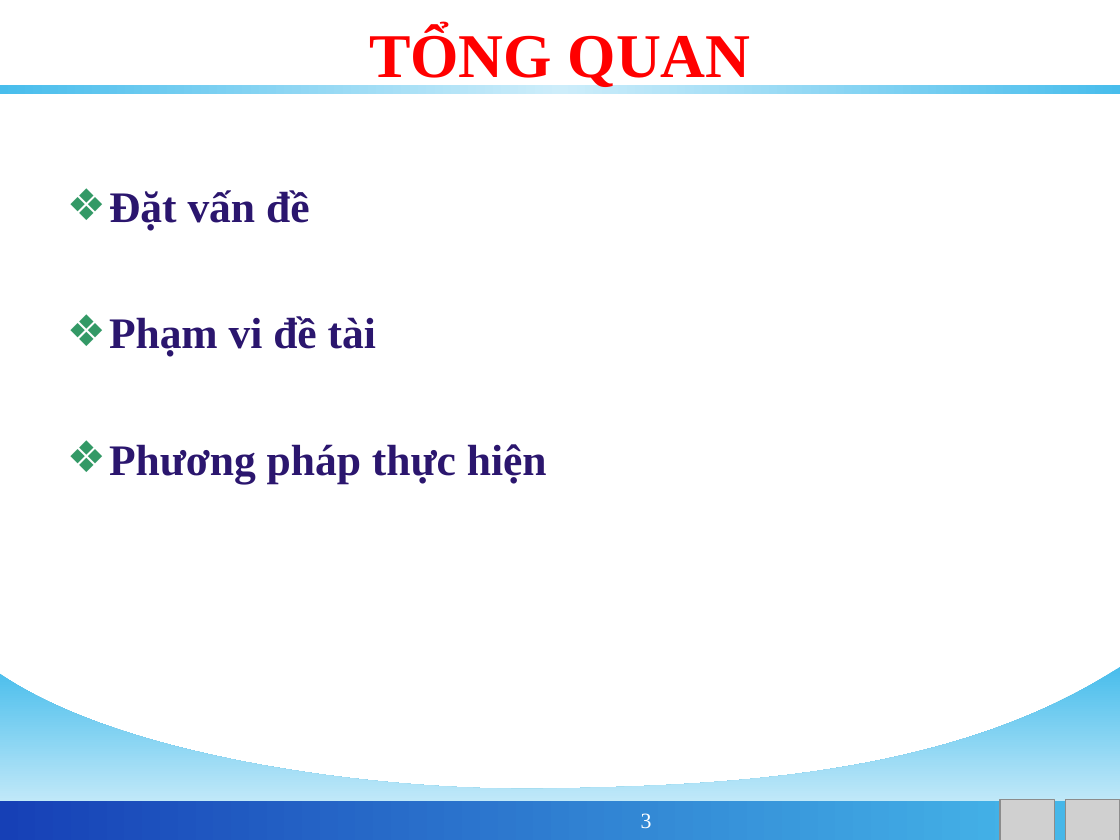
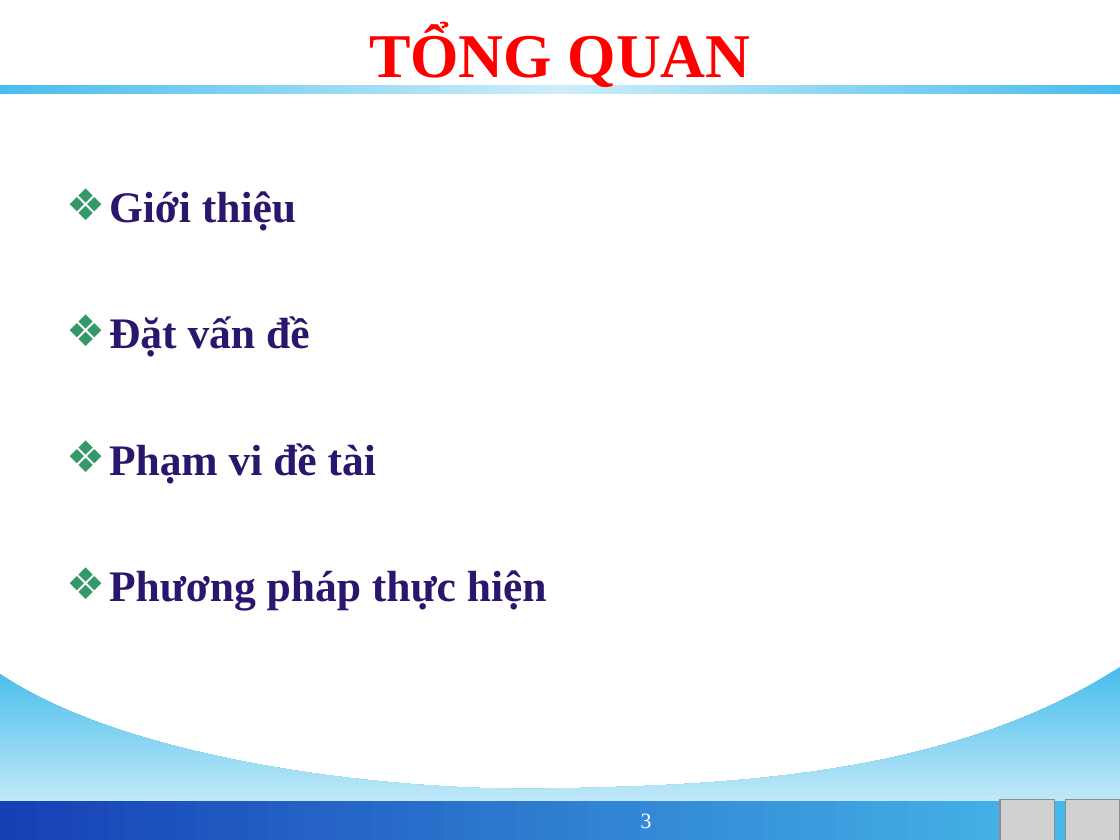
Before and after one commit to phamngsinh/cantho-webgis, a slide deck: slide 3 of Document/Bao Cao/BaoCaoLuanVan.ppt. Drawn at 1120x840 pixels with LibreOffice and Linux fonts; fonts in the diff are those of the drawing; grey boxes stand for pictures; background and template pictures are left out. Boxes give left, top, right and bottom in pixels: in the first picture for what was removed or moved away, otherwise in the second. Text is boxed around its words. In the diff, an @@ line names an element or a change of style, - is before the commit and + after.

```diff
--- a/Document/Bao Cao/BaoCaoLuanVan.ppt
+++ b/Document/Bao Cao/BaoCaoLuanVan.ppt
@@ text at <box>109,191,296,231</box>: paragraph added @@
+❖ Giới thiệu
```
Also in this commit, not shown: 6 other slides changed, 7 slides added.
